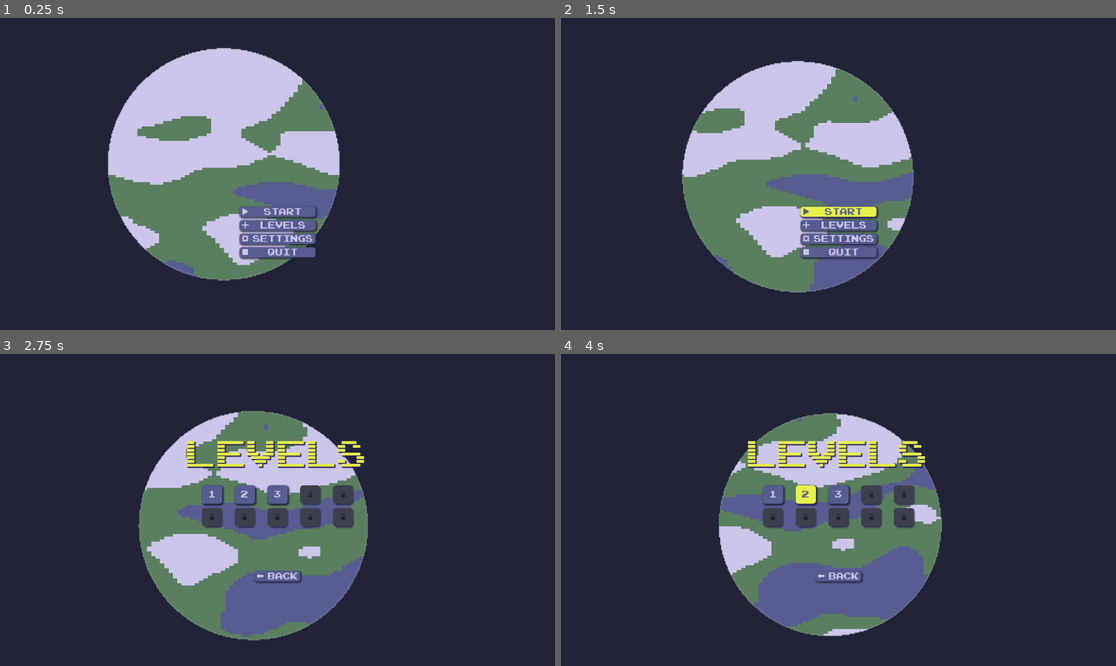
Above: before the commit, frames 1-4 (two rows, left to right).
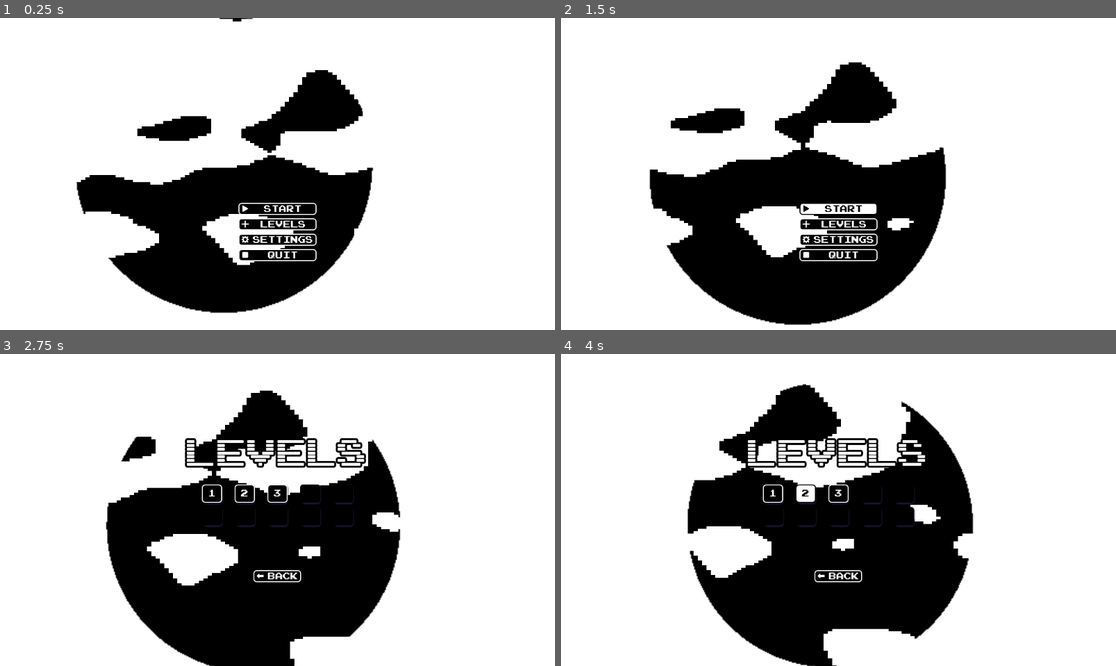
Above: after the commit, the same moments.

Repository: astaari/tower_game
Game: Godot game, scene res://scenes/menus/main_menu.tscn
Two runs of this game, one before a commit and one after it. Both use one fixed random seed, a clock stepped at 60 frames per second and the inputs below. Before the commit the project has no main scene; this scene is started directly in both runs.
Inputs:
- Up to frame 1 (0.25 s): no input
- Up to frame 2 (1.5 s): click "Start" at 0.5 s; click "Start" at 1.25 s
- Up to frame 3 (2.75 s): click "Levels" at 2 s
- Up to frame 4 (4 s): click "1" at 2.75 s; click "2" at 3.5 s

The runs differ from the first frame. In frame 1, 100% of the frame differs, in the area x 0-100%, y 0-100%; in frame 2, 100%; in frame 3, 100%; in frame 4, 100%.

Commit message:
Updating theme for game jam requirement
Working on reducing theme down to a simple black and white structure for the 1-bit game jam

Diff:
--- a/assets/themes/button_disabled.tres
+++ b/assets/themes/button_disabled.tres
@@ -1,7 +1,8 @@
 [gd_resource type="StyleBoxFlat" format=3 uid="uid://dl0arq6nq5ydq"]
 
 [resource]
-bg_color = Color(0.246, 0.2514, 0.3, 1)
+bg_color = Color(0, 0, 0, 1)
+border_color = Color(1, 1, 1, 1)
 corner_radius_top_left = 6
 corner_radius_top_right = 6
 corner_radius_bottom_right = 6
@@ -10,4 +11,3 @@
 expand_margin_top = 2.0
 expand_margin_right = 4.0
 expand_margin_bottom = 2.0
-shadow_color = Color(0.156863, 0.117647, 0.313726, 0.784314)
--- a/assets/themes/button_hover.tres
+++ b/assets/themes/button_hover.tres
@@ -1,7 +1,12 @@
 [gd_resource type="StyleBoxFlat" format=3 uid="uid://c8bu0cndy83ik"]
 
 [resource]
-bg_color = Color(0.901961, 0.945098, 0.290196, 1)
+bg_color = Color(1, 1, 1, 1)
+border_width_left = 2
+border_width_top = 2
+border_width_right = 2
+border_width_bottom = 2
+border_color = Color(0, 0, 0, 1)
 corner_radius_top_left = 6
 corner_radius_top_right = 6
 corner_radius_bottom_right = 6
@@ -10,6 +15,3 @@
 expand_margin_top = 2.0
 expand_margin_right = 4.0
 expand_margin_bottom = 2.0
-shadow_color = Color(0.156863, 0.117647, 0.313726, 0.784314)
-shadow_size = 4
-shadow_offset = Vector2(2, 2)
--- a/assets/themes/button_normal.tres
+++ b/assets/themes/button_normal.tres
@@ -1,7 +1,12 @@
 [gd_resource type="StyleBoxFlat" format=3 uid="uid://btni27v6yeqin"]
 
 [resource]
-bg_color = Color(0.341176, 0.364706, 0.564706, 1)
+bg_color = Color(0, 0, 0, 1)
+border_width_left = 2
+border_width_top = 2
+border_width_right = 2
+border_width_bottom = 2
+border_color = Color(1, 1, 1, 1)
 corner_radius_top_left = 6
 corner_radius_top_right = 6
 corner_radius_bottom_right = 6
@@ -10,6 +15,3 @@
 expand_margin_top = 2.0
 expand_margin_right = 4.0
 expand_margin_bottom = 2.0
-shadow_color = Color(0.132, 0.1408, 0.22, 0.713726)
-shadow_size = 4
-shadow_offset = Vector2(2, 2)
--- a/assets/themes/button_pressed.tres
+++ b/assets/themes/button_pressed.tres
@@ -1,7 +1,12 @@
 [gd_resource type="StyleBoxFlat" format=3 uid="uid://cr53kpcbnqvp2"]
 
 [resource]
-bg_color = Color(0.132, 0.1408, 0.22, 1)
+bg_color = Color(1, 1, 1, 1)
+border_width_left = 2
+border_width_top = 2
+border_width_right = 2
+border_width_bottom = 2
+border_color = Color(0, 0, 0, 1)
 corner_radius_top_left = 6
 corner_radius_top_right = 6
 corner_radius_bottom_right = 6
--- a/assets/themes/menu_theme.tres
+++ b/assets/themes/menu_theme.tres
@@ -26,19 +26,19 @@
 [resource]
 default_font = ExtResource("1_4uyf7")
 default_font_size = 16
-Button/colors/font_color = Color(0.796078, 0.772549, 0.917647, 1)
-Button/colors/font_disabled_color = Color(0.132, 0.1408, 0.22, 1)
-Button/colors/font_focus_color = Color(0.796078, 0.772549, 0.917647, 1)
-Button/colors/font_hover_color = Color(0.341176, 0.364706, 0.564706, 1)
-Button/colors/font_hover_pressed_color = Color(0.901961, 0.945098, 0.290196, 1)
-Button/colors/font_outline_color = Color(0.132, 0.1408, 0.22, 1)
-Button/colors/font_pressed_color = Color(0.901961, 0.945098, 0.290196, 1)
-Button/colors/icon_disabled_color = Color(0.132, 0.1408, 0.22, 1)
-Button/colors/icon_focus_color = Color(0.796078, 0.772549, 0.917647, 1)
-Button/colors/icon_hover_color = Color(0.341176, 0.364706, 0.564706, 1)
-Button/colors/icon_hover_pressed_color = Color(0.901961, 0.945098, 0.290196, 1)
-Button/colors/icon_normal_color = Color(0.796078, 0.772549, 0.917647, 1)
-Button/colors/icon_pressed_color = Color(0.901961, 0.945098, 0.290196, 1)
+Button/colors/font_color = Color(1, 1, 1, 1)
+Button/colors/font_disabled_color = Color(1, 1, 1, 1)
+Button/colors/font_focus_color = Color(1, 1, 1, 1)
+Button/colors/font_hover_color = Color(0, 0, 0, 1)
+Button/colors/font_hover_pressed_color = Color(1, 1, 1, 1)
+Button/colors/font_outline_color = Color(0, 0, 0, 1)
+Button/colors/font_pressed_color = Color(0, 0, 0, 1)
+Button/colors/icon_disabled_color = Color(0, 0, 0, 1)
+Button/colors/icon_focus_color = Color(1, 1, 1, 1)
+Button/colors/icon_hover_color = Color(0, 0, 0, 1)
+Button/colors/icon_hover_pressed_color = Color(1, 1, 1, 1)
+Button/colors/icon_normal_color = Color(1, 1, 1, 1)
+Button/colors/icon_pressed_color = Color(1, 1, 1, 1)
 Button/constants/align_to_largest_stylebox = 1
 Button/constants/h_separation = 8
 Button/constants/icon_max_width = 16
@@ -49,20 +49,20 @@
 Button/styles/hover = ExtResource("3_mht15")
 Button/styles/normal = ExtResource("4_sssb7")
 Button/styles/pressed = ExtResource("5_757n1")
-FlatButton/colors/font_color = Color(0.796078, 0.772549, 0.917647, 1)
-FlatButton/colors/font_disabled_color = Color(0.132, 0.1408, 0.22, 1)
-FlatButton/colors/font_focus_color = Color(0.796078, 0.772549, 0.917647, 1)
-FlatButton/colors/font_hover_color = Color(0.901961, 0.945098, 0.290196, 1)
-FlatButton/colors/font_hover_pressed_color = Color(0.901961, 0.945098, 0.290196, 1)
-FlatButton/colors/font_pressed_color = Color(0.901961, 0.945098, 0.290196, 1)
-FlatButton/colors/icon_disabled_color = Color(0.132, 0.1408, 0.22, 1)
-FlatButton/colors/icon_focus_color = Color(0.796078, 0.772549, 0.917647, 1)
-FlatButton/colors/icon_hover_color = Color(0.901961, 0.945098, 0.290196, 1)
-FlatButton/colors/icon_hover_pressed_color = Color(0.901961, 0.945098, 0.290196, 1)
-FlatButton/colors/icon_normal_color = Color(0.796078, 0.772549, 0.917647, 1)
-FlatButton/colors/icon_pressed_color = Color(0.901961, 0.945098, 0.290196, 1)
-Label/colors/font_color = Color(0.901961, 0.945098, 0.290196, 1)
-Label/colors/font_outline_color = Color(0.517647, 0.627451, 0.486275, 1)
+FlatButton/colors/font_color = Color(1, 1, 1, 1)
+FlatButton/colors/font_disabled_color = Color(0, 0, 0, 1)
+FlatButton/colors/font_focus_color = Color(1, 1, 1, 1)
+FlatButton/colors/font_hover_color = Color(1, 1, 1, 1)
+FlatButton/colors/font_hover_pressed_color = Color(1, 1, 1, 1)
+FlatButton/colors/font_pressed_color = Color(1, 1, 1, 1)
+FlatButton/colors/icon_disabled_color = Color(1, 1, 1, 1)
+FlatButton/colors/icon_focus_color = Color(1, 1, 1, 1)
+FlatButton/colors/icon_hover_color = Color(1, 1, 1, 1)
+FlatButton/colors/icon_hover_pressed_color = Color(1, 1, 1, 1)
+FlatButton/colors/icon_normal_color = Color(1, 1, 1, 1)
+FlatButton/colors/icon_pressed_color = Color(1, 1, 1, 1)
+Label/colors/font_color = Color(1, 1, 1, 1)
+Label/colors/font_outline_color = Color(0, 0, 0, 1)
 Label/fonts/font = ExtResource("1_4uyf7")
 PanelContainer/styles/panel = SubResource("StyleBoxFlat_md1ic")
 VBoxContainer/constants/separation = 8
--- a/assets/themes/menu_title_label.tres
+++ b/assets/themes/menu_title_label.tres
@@ -6,7 +6,5 @@
 line_spacing = 8.0
 font = ExtResource("1_3ufmr")
 font_size = 64
-font_color = Color(0.901961, 0.945098, 0.290196, 1)
-shadow_size = 4
-shadow_color = Color(0.156863, 0.117647, 0.313726, 0.784314)
-shadow_offset = Vector2(2, 2)
+outline_size = 16
+outline_color = Color(0, 0, 0, 1)
--- a/assets/themes/title_description_label.tres
+++ b/assets/themes/title_description_label.tres
@@ -2,7 +2,5 @@
 
 [resource]
 font_size = 24
-font_color = Color(0.901961, 0.945098, 0.290196, 1)
-shadow_size = 4
-shadow_color = Color(0.156863, 0.117647, 0.313726, 0.784314)
-shadow_offset = Vector2(2, 2)
+outline_size = 8
+outline_color = Color(0, 0, 0, 1)
--- a/assets/themes/title_label.tres
+++ b/assets/themes/title_label.tres
@@ -6,7 +6,5 @@
 line_spacing = 8.0
 font = ExtResource("1_oq841")
 font_size = 96
-font_color = Color(0.901961, 0.945098, 0.290196, 1)
-shadow_size = 4
-shadow_color = Color(0.156863, 0.117647, 0.313726, 0.784314)
-shadow_offset = Vector2(2, 2)
+outline_size = 16
+outline_color = Color(0, 0, 0, 1)
--- a/project.godot
+++ b/project.godot
@@ -11,5 +11,10 @@
 [application]
 
 config/name="tower_game"
+run/main_scene="res://scenes/menus/main_menu.tscn"
 config/features=PackedStringArray("4.3", "Forward Plus")
 config/icon="res://icon.svg"
+
+[autoload]
+
+GlobalAudio="*res://scenes/autoload/global_audio.tscn"
--- a/scenes/autoload/global_audio.tscn
+++ b/scenes/autoload/global_audio.tscn
@@ -10,4 +10,3 @@
 stream = ExtResource("2_v1xkb")
 volume_db = -20.0
 autoplay = true
-bus = &"Music"
--- a/scenes/menus/main_menu.tscn
+++ b/scenes/menus/main_menu.tscn
@@ -17,10 +17,10 @@
 resource_local_to_scene = true
 shader = ExtResource("2_1ed17")
 shader_parameter/transparency = 1.0
-shader_parameter/color0 = Color(0.796078, 0.772549, 0.917647, 1)
-shader_parameter/color1 = Color(0.354972, 0.496359, 0.372862, 1)
-shader_parameter/color2 = Color(0.341176, 0.364706, 0.564706, 1)
-shader_parameter/color3 = Color(0.188235, 0.141176, 0.439216, 1)
+shader_parameter/color0 = Color(1, 1, 1, 1)
+shader_parameter/color1 = Color(0, 0, 0, 1)
+shader_parameter/color2 = Color(0, 0, 0, 1)
+shader_parameter/color3 = Color(0, 0, 0, 1)
 shader_parameter/Direction = Vector2(-2, -1)
 shader_parameter/Speed = 20.0
 shader_parameter/thresholds = PackedFloat32Array(0.5, 0.6, 0.7)
@@ -30,8 +30,8 @@
 
 [sub_resource type="Gradient" id="Gradient_gf477"]
 interpolation_mode = 1
-offsets = PackedFloat32Array(0, 0.272021)
-colors = PackedColorArray(1, 1, 1, 0, 0.132, 0.1408, 0.22, 1)
+offsets = PackedFloat32Array(0, 0.349593)
+colors = PackedColorArray(1, 1, 1, 0, 1, 1, 1, 1)
 
 [sub_resource type="GradientTexture2D" id="GradientTexture2D_wf4wx"]
 gradient = SubResource("Gradient_gf477")
@@ -94,7 +94,7 @@
 anchor_bottom = 1.0
 grow_horizontal = 2
 grow_vertical = 2
-color = Color(0.162, 0.1728, 0.27, 1)
+color = Color(0, 0, 0, 1)
 
 [node name="TextureRect" type="TextureRect" parent="."]
 anchors_preset = 15
@@ -236,6 +236,8 @@
 [node name="EffectsLabel" type="Label" parent="SettingsContainer/SettingsRows/AudioSettings"]
 layout_mode = 2
 theme = ExtResource("1_r1mvb")
+theme_override_colors/font_outline_color = Color(0, 0, 0, 1)
+theme_override_constants/outline_size = 4
 text = "Sound Effects"
 vertical_alignment = 1
 
@@ -252,6 +254,8 @@
 [node name="MusicLabel" type="Label" parent="SettingsContainer/SettingsRows/AudioSettings"]
 layout_mode = 2
 theme = ExtResource("1_r1mvb")
+theme_override_colors/font_outline_color = Color(0, 0, 0, 1)
+theme_override_constants/outline_size = 4
 text = "Music"
 vertical_alignment = 1
 
@@ -268,6 +272,8 @@
 [node name="MenuSoundsLabel" type="Label" parent="SettingsContainer/SettingsRows/AudioSettings"]
 layout_mode = 2
 theme = ExtResource("1_r1mvb")
+theme_override_colors/font_outline_color = Color(0, 0, 0, 1)
+theme_override_constants/outline_size = 4
 text = "Menu Sounds"
 vertical_alignment = 1
 
@@ -284,6 +290,8 @@
 [node name="MasterLabel" type="Label" parent="SettingsContainer/SettingsRows/AudioSettings"]
 layout_mode = 2
 theme = ExtResource("1_r1mvb")
+theme_override_colors/font_outline_color = Color(0, 0, 0, 1)
+theme_override_constants/outline_size = 4
 text = "Master"
 vertical_alignment = 1
 
